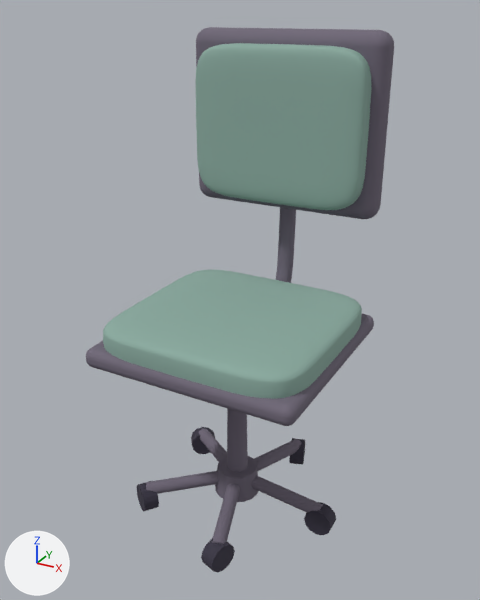
The glTF model prototypes/furniture/assets/deskchair.glb, before and after one commit.
One viewpoint serves both versions: a camera (50 mm lens) standing at (0.876, -1.574, 1.528) and looking at (0.003, 0.012, 0.734). Arrows for +X, +Y and +Z are at lower left; the lights stay in place. The picture after the commit comes second. Where no turn or scale is listed for an object, it has been applied to the vertices.

Names of what the first picture shows: 'adjustable-stem', 'back-pad', 'caster-0', 'caster-1', 'caster-hub', 'continuous-back-support', 'seat-cushion-1', 'seat-shell', 'shaped-back', 'spoke-0', 'spoke-1', 'spoke-2' and 5 more.
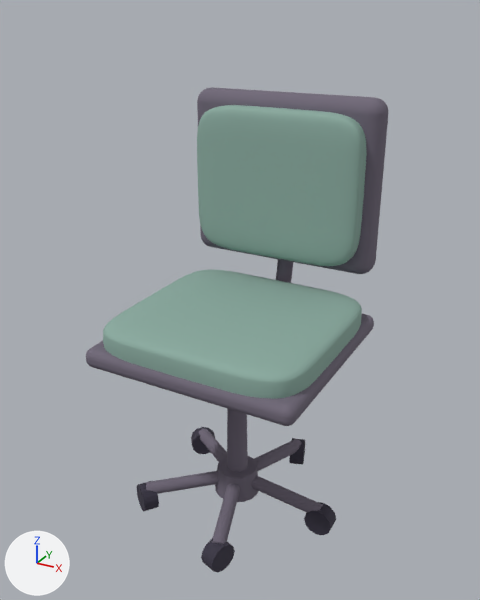
Where the change shows, as pixel boxes [x1, y1, x2, y2] in the pictures (480 x 600 px):
'back-pad', moved
    before: [195, 43, 372, 210]
    after: [197, 105, 367, 266]
'shaped-back', moved
    before: [196, 27, 394, 219]
    after: [197, 87, 388, 274]
'continuous-back-support', unchanged, covered by the edit
    before: [276, 207, 296, 283]
    after: [276, 259, 293, 283]

The change, as a list of edits to the scene's bpy script:
```text
Change ob_shaped_back:
    ob_shaped_back.location: (0.0, 0.315, 1.208) -> (0.0, 0.315, 1.031)
Change ob_back_pad:
    ob_back_pad.location: (0.0, 0.26, 1.203) -> (0.0, 0.26, 1.026)
```
